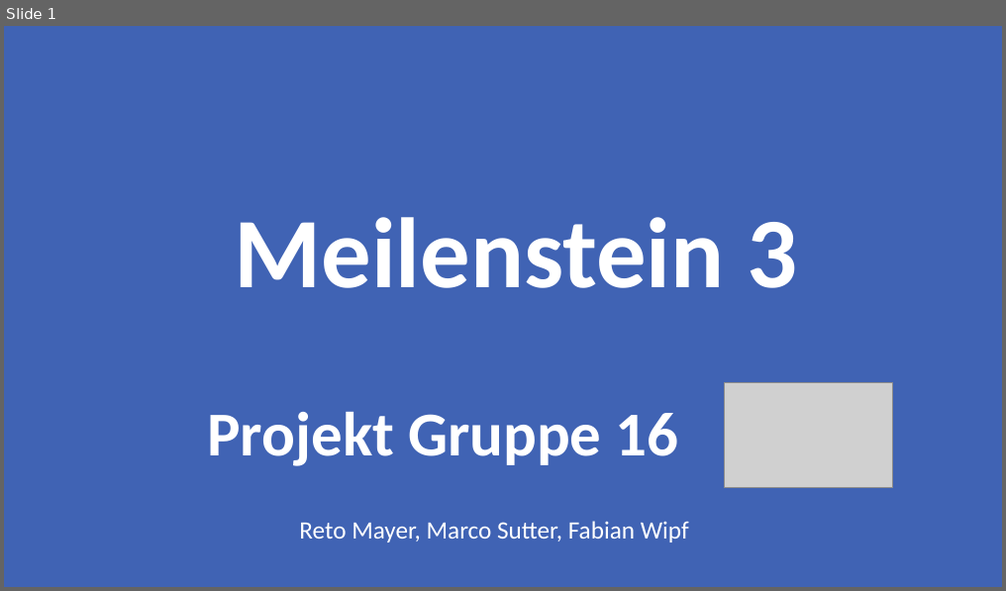
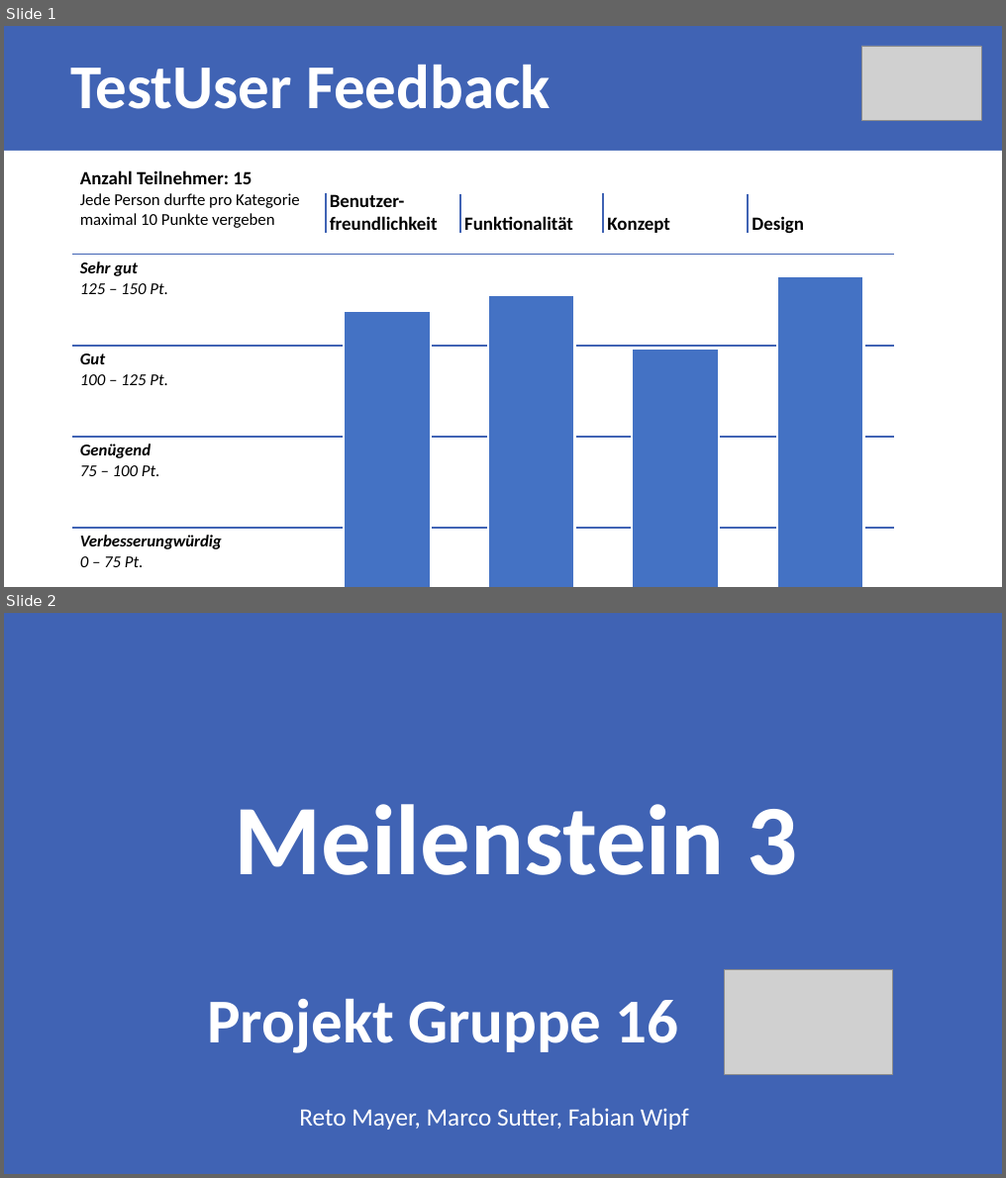
Before and after one commit to Rinc11/FOS, a slide deck: documents/00_Sitzungen/Milestone_4/Meilenstein4.pptx. Shown one above the other, each under a label of ours: slide 1 before the commit, slides 1 and 2 after it. The pictures are 1006x591 and 1006x1178 pixels, drawn with LibreOffice and Linux fonts; fonts in the diff are those of the drawing; grey boxes stand for pictures. Boxes give left, top, right and bottom in pixels: in the first picture for what was removed or moved away, otherwise in the second. Text is boxed around its words. In the diff, an @@ line names an element or a change of style, - is before the commit and + after.

Commit message:
Folie TestUser erstellt

```diff
--- a/documents/00_Sitzungen/Milestone_4/Meilenstein4.pptx
+++ b/documents/00_Sitzungen/Milestone_4/Meilenstein4.pptx
@@ slide 1 added at (x1=4, y1=26, x2=1002, y2=587), background #4063B4 @@
@@ picture added at (x1=862, y1=46, x2=982, y2=120) @@
@@ text added at (x1=70, y1=65, x2=550, y2=109), 60 pt, text #FFFFFF, bold @@
+TestUser Feedback
@@ rectangle added at (x1=4, y1=151, x2=1002, y2=587), fill #FFFFFF @@
@@ table added at (x1=73, y1=163, x2=894, y2=587), 5 rows, 5 columns @@
+Anzahl Teilnehmer: 15 Jede Person durfte pro Kategorie maximal 10 Punkte vergeben | Benutzer-freundlichkeit | Funktionalität | Konzept | Design
+Sehr gut 125 – 150 Pt. |  |  |  | 
+Gut 100 – 125 Pt. |  |  |  | 
+Genügend / 75 – 100 Pt. |  |  |  | 
+Verbesserungwürdig 0 – 75 Pt. |  |  |  | 
@@ line added from (326, 193) to (326, 233), #4063B4 1.5 pt @@
@@ line added from (460, 193) to (460, 233), #4063B4 1.5 pt @@
@@ line added from (604, 193) to (604, 233), #4063B4 1.5 pt @@
@@ line added from (748, 193) to (748, 233), #4063B4 1.5 pt @@
@@ rectangle added at (x1=777, y1=276, x2=864, y2=587), fill #4472C4, outline #FFFFFF 2.25 pt @@
@@ rectangle added at (x1=344, y1=311, x2=431, y2=587), fill #4472C4, outline #FFFFFF 2.25 pt @@
@@ rectangle added at (x1=487, y1=294, x2=574, y2=587), fill #4472C4, outline #FFFFFF 2.25 pt @@
@@ rectangle added at (x1=632, y1=349, x2=719, y2=587), fill #4472C4, outline #FFFFFF 2.25 pt @@
@@ what was slide 1 is now slide 2 @@
```
